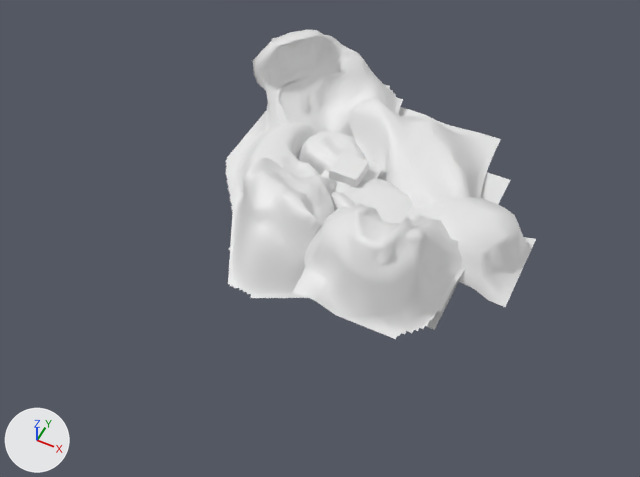
The FBX model Assets/Models/Ground-With-Texturing-1.fbx as it was, and as the next commit left it.
Before and after are seen from a 50 mm camera at (24.9, -55.9, 59.4) aimed at (0.3, -6.8, -1.9). Every picture has the same lights, and +X, +Y and +Z are marked at lower left. Where no turn or scale is listed for an object, it has been applied to the vertices.

Objects in the first picture: 'Landscape', 'Landscape.002', 'Landscape.006', 'Landscape.007', 'Landscape.017', 'Landscape.019', 'Landscape.021', 'Plane'.
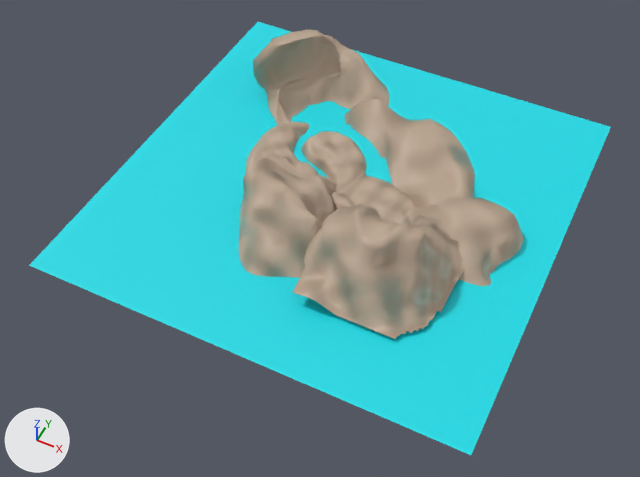
Where the newer file only moved an object's origin or applied its transform, the numbers keep the older frame.

Changed parts and their boxes (x1, y1, x2, y2) in the pictures (640 x 477 px):
'Plane.001', added (cyan): after (29, 22, 611, 455)
'Landscape.019', surface changed (white to beige): (292, 203, 465, 339) in both
'Landscape.002', surface changed (white to beige): (228, 157, 337, 298) in both
'Landscape.021', surface changed (white to beige): (348, 99, 501, 208) in both
'Landscape.006', surface changed (white to beige): (253, 30, 403, 137) in both
'Landscape.017', surface changed (white to beige): (225, 110, 413, 223) in both
'Landscape.007', surface changed (white to beige): (406, 196, 536, 307) in both
'Landscape', deleted: before (321, 152, 384, 192)
'Plane', surface changed: (229, 129, 510, 330) in both

Edits to the bpy script that builds the scene:
```text
Add img_ground_normalmap_png:
    img_ground_normalmap_png = load_image('Ground-NormalMap.png', 'Ground-NormalMap.png', 2048, 2048, 'Non-Color')
Add img_ground_albedo_png:
    img_ground_albedo_png = load_image('Ground-Albedo.png', 'Ground-Albedo.png', 2048, 2048, 'sRGB')
Change mat_material_004:
    add n2 = _N.new('ShaderNodeTexImage'); n2.name = 'Image Texture'
    add n2.image = img_ground_albedo_png
    add n3 = _N.new('ShaderNodeTexImage'); n3.name = 'Image Texture.001'
    add n3.image = img_ground_normalmap_png
    add n4 = _N.new('ShaderNodeNormalMap'); n4.name = 'Normal Map'
    add n4.inputs[0].default_value = 2.0  # 'Strength'
    where n0 = _N.new('ShaderNodeBsdfPrincipled'); n0.name = 'Principled BSDF'
    add _L.new(n2.outputs[0], n0.inputs[0])  # 'Color' to 'Base Color'
    add _L.new(n2.outputs[1], n0.inputs[4])  # 'Alpha' to 'Alpha'
    add _L.new(n3.outputs[0], n4.inputs[1])  # 'Color' to 'Color'
    add _L.new(n4.outputs[0], n0.inputs[5])  # 'Normal' to 'Normal'
Add mat_water:
    mat_water = principled_material('Water')
    mat_water.base_color = (0.0027, 0.711, 0.8)  # cyan #09dbe7
Add me_plane_001:
    me_plane_001.from_pydata([(-20.5, -20.5, 0.0), (20.5, -20.5, 0.0), (-20.5, 20.5, 0.0), (20.5, 20.5, 0.0)], [], [(0, 1, 3, 2)])
    me_plane_001.materials.append(mat_water)  # cyan #09dbe7
Remove ob_landscape:
    ob_landscape = bpy.data.objects.new('Landscape', me_landscape)
    ob_landscape.location = (0.0, 0.0, 0.0)
Add ob_plane_001:
    ob_plane_001 = bpy.data.objects.new('Plane.001', me_plane_001)
    ob_plane_001.location = (0.05, -1.78, -0.36)
```
